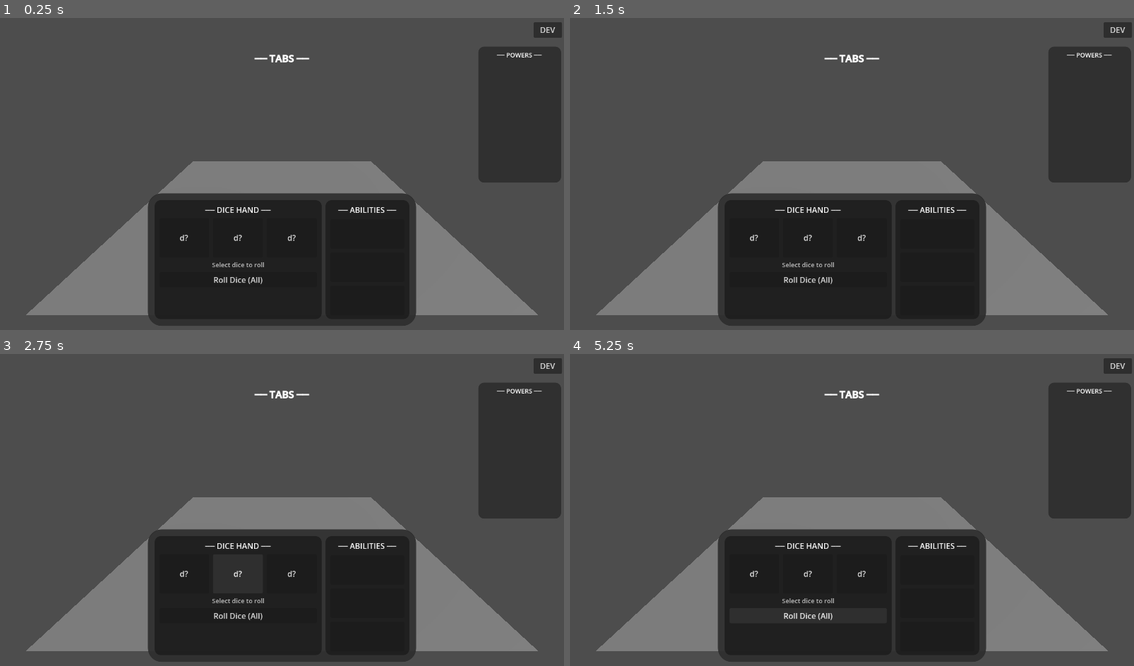
Above: before the commit, frames 1-4 (two rows, left to right).
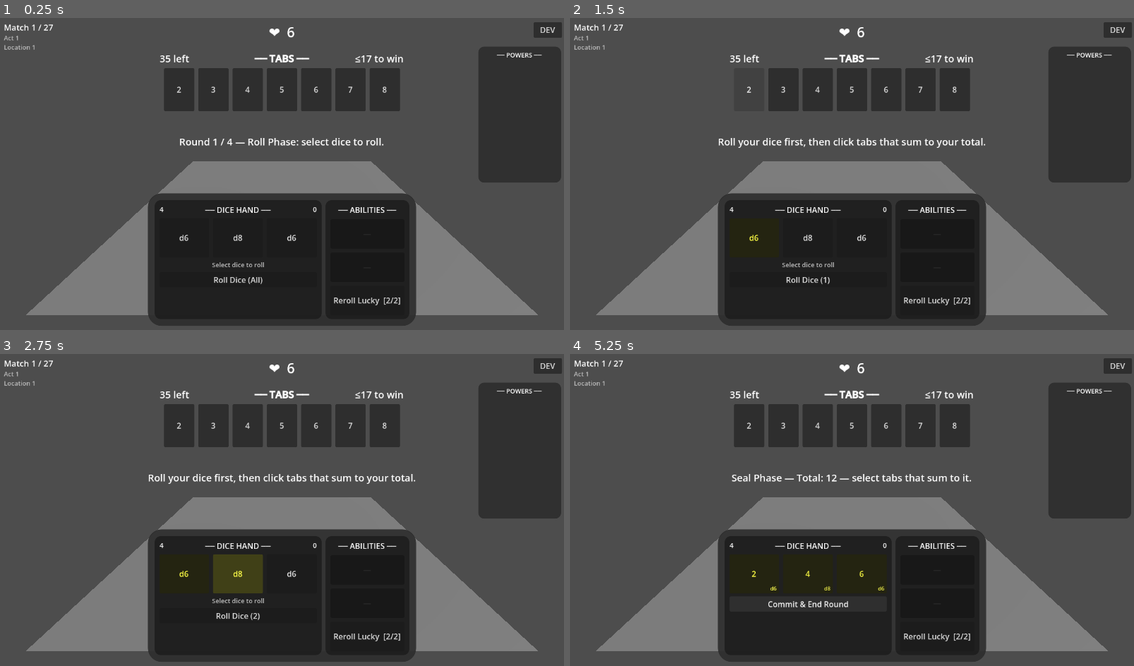
Above: after the commit, the same moments.

Repository: caleb-the-dev/SealTheBox
Game: Godot game, scene res://scenes/match/match.tscn
Two runs of this game, one before a commit and one after it. Both use one fixed random seed, a clock stepped at 60 frames per second and the inputs below.
Inputs (mouse positions are in pixels of both pictures, inside the frame that each line leads up to):
- Up to frame 1 (0.25 s): no input
- Up to frame 2 (1.5 s): click (756, 236) at 0.5 s, where only the run before the commit has a clickable "d?"; click (750, 89) at 1.25 s, where only the run after the commit has a clickable "2"
- Up to frame 3 (2.75 s): click (236, 572) at 2 s, where only the run before the commit has a clickable "d?"
- Up to frame 4 (5.25 s): click (784, 425) at 2.75 s, where only the run after the commit has a clickable "3"; click (863, 572) at 3.5 s, where only the run before the commit has a clickable "d?"; click (818, 425) at 4.25 s, where only the run after the commit has a clickable "4"; click "Roll Dice (All)" (after the commit: "Roll Dice (3)") at 5 s

The runs differ from the first frame. In frame 1, 6.0% of the frame differs, in the area x 0-72%, y 2-93%; in frame 2, 5.6%; in frame 3, 6.3%; in frame 4, 6.4%.
Error before the commit: Modulo by zero error in operator '%'. (res://scripts/run/run_manager.gd:118)

Commit message:
fix: register CaseManager engine singleton in match.gd _ready()

Diff:
--- a/seal-the-box/scripts/match/match.gd
+++ b/seal-the-box/scripts/match/match.gd
@@ -75,6 +75,8 @@
 		Engine.register_singleton("PowerLibrary", PowerLibrary)
 	if not Engine.has_singleton("PowerManager"):
 		Engine.register_singleton("PowerManager", PowerManager)
+	if not Engine.has_singleton("CaseManager"):
+		Engine.register_singleton("CaseManager", CaseManager)
 	_round_manager = RoundManager.new()
 	add_child(_round_manager)
 	_run_manager = RunManager.new()
